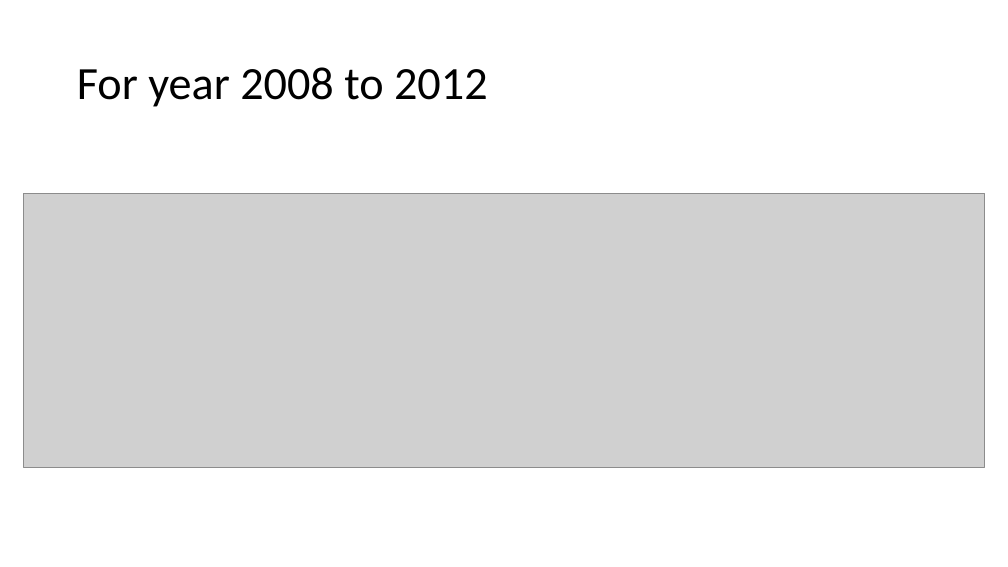
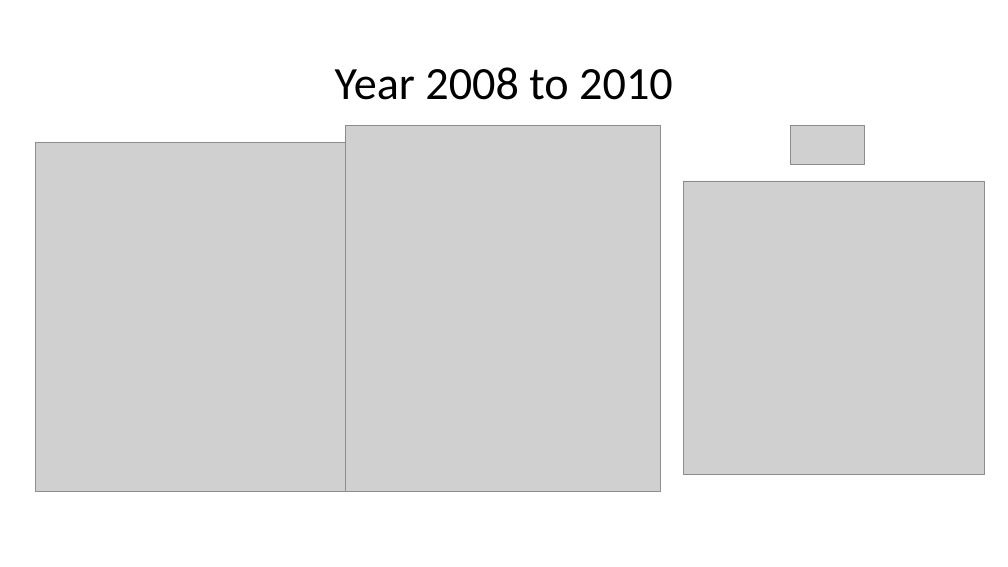
Before and after one commit to derrickhoe1988/Capstone-project, a slide deck: slide 5 of Capstone.pptx. Drawn at 1008x567 pixels with LibreOffice and Linux fonts; fonts in the diff are those of the drawing; grey boxes stand for pictures. Boxes give left, top, right and bottom in pixels: in the first picture for what was removed or moved away, otherwise in the second. Text is boxed around its words. In the diff, an @@ line names an element or a change of style, - is before the commit and + after.

```diff
--- a/Capstone.pptx
+++ b/Capstone.pptx
@@ title at (335, 67, 673, 100): text changed @@
-For year 2008 to 2012
+Year 2008 to 2010
@@ picture added at (36, 142, 346, 492) @@
@@ picture added at (345, 126, 660, 492) @@
@@ picture added at (791, 126, 865, 164) @@
@@ picture removed at (23, 194, 985, 467) @@
@@ picture added at (684, 181, 985, 475) @@
```
Also in this commit, not shown: 1 other slide changed, 7 slides added, 1 slide removed, 4 other files.
